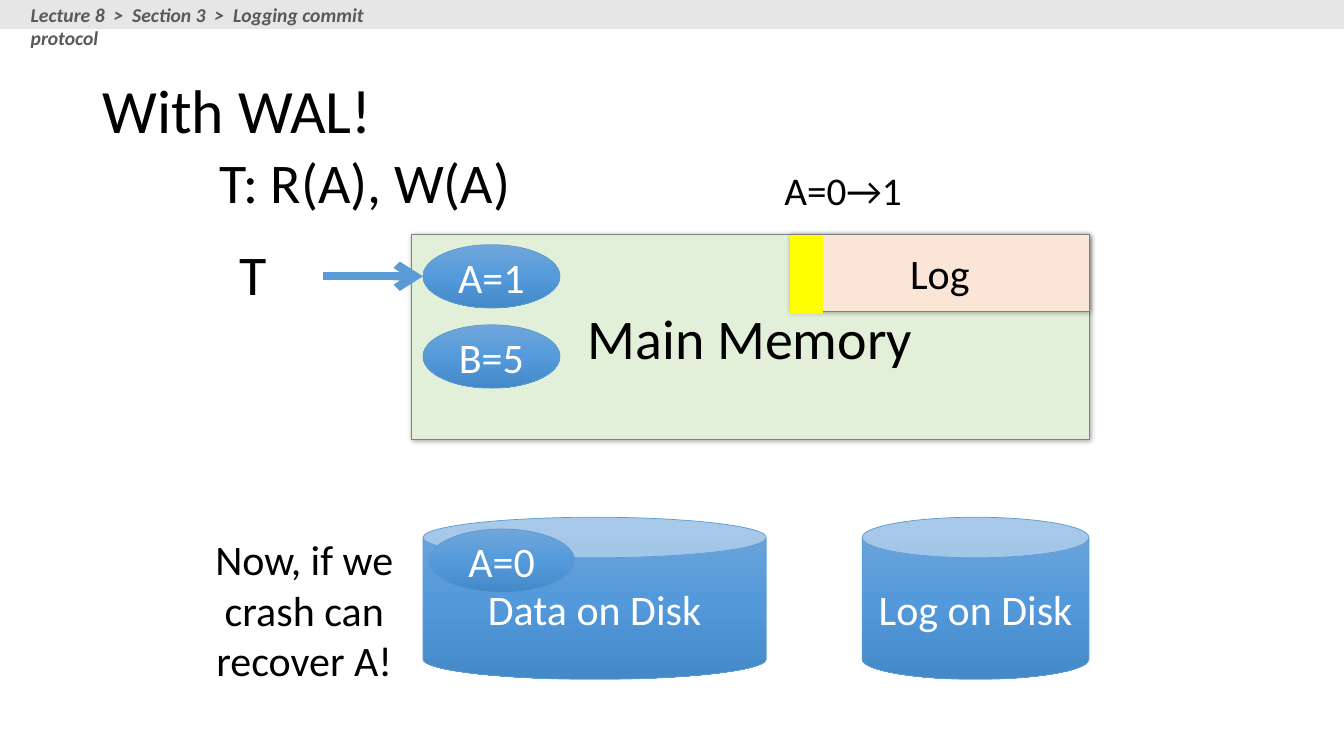
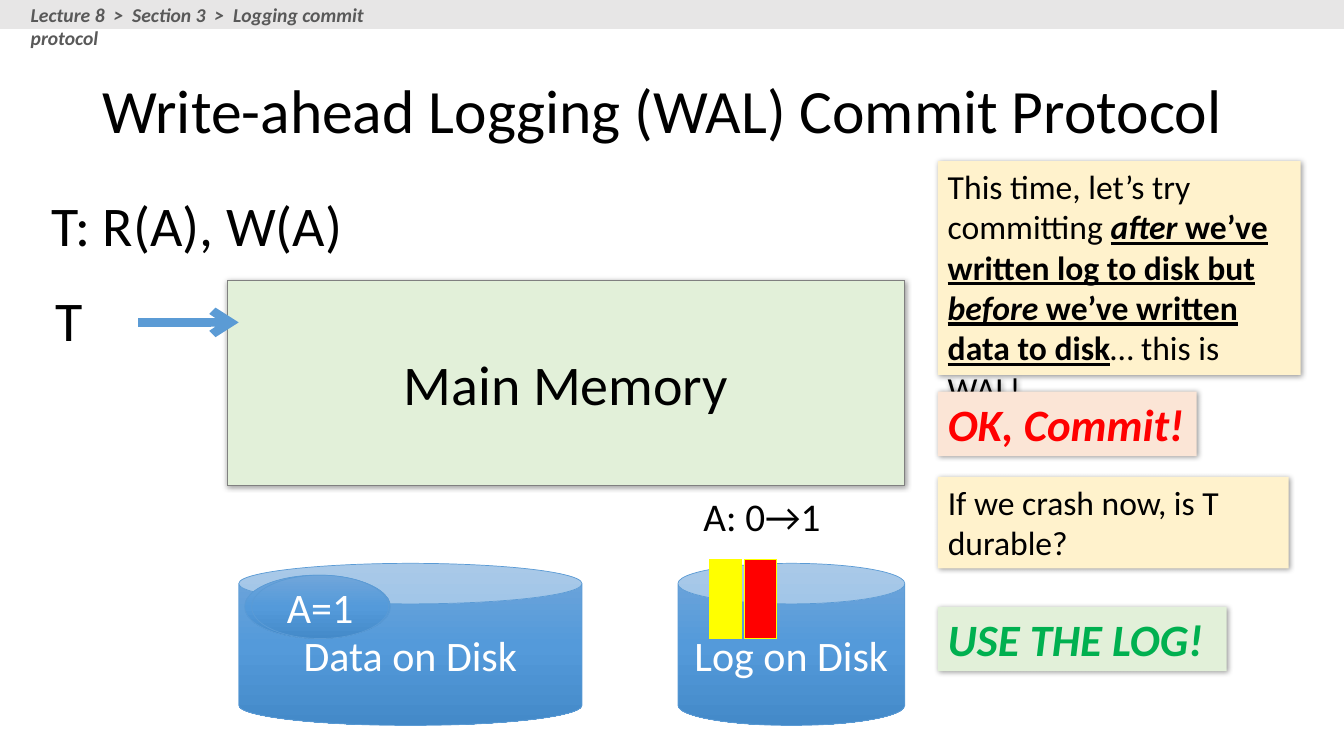
Before and after one commit to XIEQ/cs145-notebooks, a slide deck: slide 55 of lecture-8-9/Lectures_8_9_TXNs.pptx (slide 56 before the commit). Drawn at 1344x756 pixels with LibreOffice and Linux fonts; fonts in the diff are those of the drawing. Boxes give left, top, right and bottom in pixels: in the first picture for what was removed or moved away, otherwise in the second. Text is boxed around its words. In the diff, an @@ line names an element or a change of style, - is before the commit and + after.

```diff
--- a/lecture-8-9/Lectures_8_9_TXNs.pptx
+++ b/lecture-8-9/Lectures_8_9_TXNs.pptx
@@ title at bbox=[102, 88, 1221, 144]: text changed @@
-With WAL!
+Write-ahead Logging (WAL) Commit Protocol
@@ rectangle added at bbox=[938, 161, 1301, 375], fill #FFF2CC, 24 pt, text #000000, bold, underline @@
+This time, let’s try committing after we’ve written log to disk but before we’ve written data to disk… this is WAL!
@@ text "T: R(A), W(A)": place and size @@
-text "T: R(A), W(A)" at bbox=[220, 162, 510, 211]
+text "T: R(A), W(A)" at bbox=[52, 205, 342, 254]
@@ rectangle removed at bbox=[791, 234, 1090, 311] @@
-Log
@@ 2 cylinders, 1 rectangle, 1 ellipse, 1 text, 1 arrow: place and size @@
-2 cylinders, 1 rectangle, 1 ellipse, 1 text, 1 arrow at bbox=[239, 234, 1090, 680]
+2 cylinders, 1 rectangle, 1 ellipse, 1 text, 1 arrow at bbox=[55, 280, 905, 726]
@@ ellipse removed at bbox=[423, 325, 561, 388] @@
-B=5
@@ rectangle added at bbox=[938, 392, 1197, 457], fill #FBE5D6, 32 pt, text #FF0000, bold, italic @@
+OK, Commit!
@@ rectangle added at bbox=[938, 477, 1289, 569], fill #FFF2CC, 24 pt, text #000000 @@
+If we crash now, is T durable?
@@ text at bbox=[703, 505, 820, 532]: text changed @@
-A=0→1
+A: 0→1
@@ text removed at bbox=[215, 546, 394, 677] @@
-Now, if we crash can recover A!
@@ rectangle: place and size @@
-rectangle at bbox=[791, 235, 823, 314]
+rectangle at bbox=[710, 560, 741, 638]
@@ rectangle added at bbox=[745, 560, 776, 638], fill #FF0000, outline #FFFF00 0.5 pt @@
@@ ellipse "A=1": place and size @@
-ellipse "A=1" at bbox=[423, 245, 561, 309]
+ellipse "A=1" at bbox=[252, 576, 389, 639]
@@ rectangle added at bbox=[938, 607, 1226, 671], fill #E2F0D9, 32 pt, text #00B050, bold, italic @@
+USE THE LOG!
```
Also in this commit, not shown: 25 other slides changed, 1 slide added, 2 slides removed, 1 other file.
